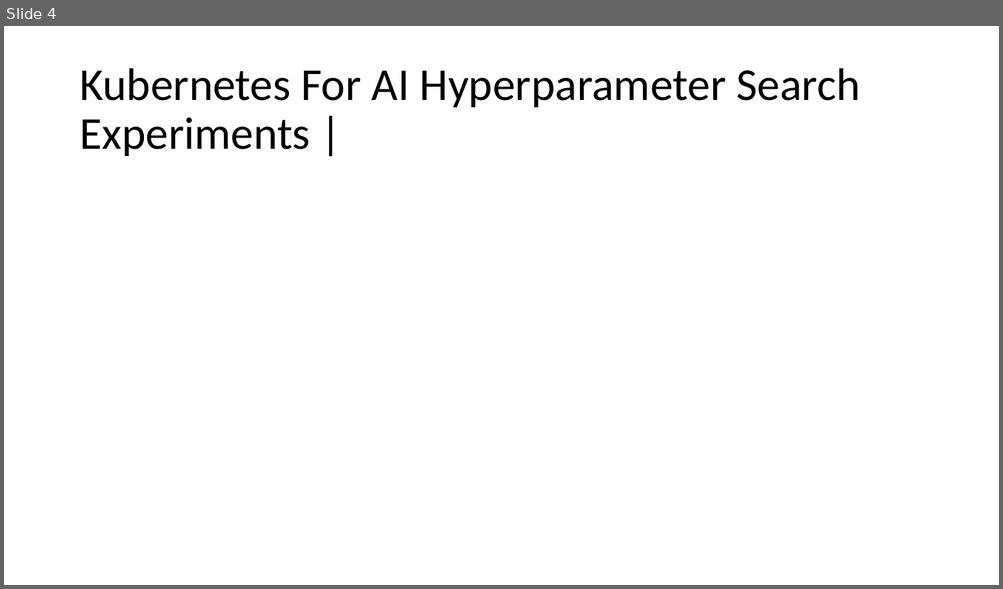
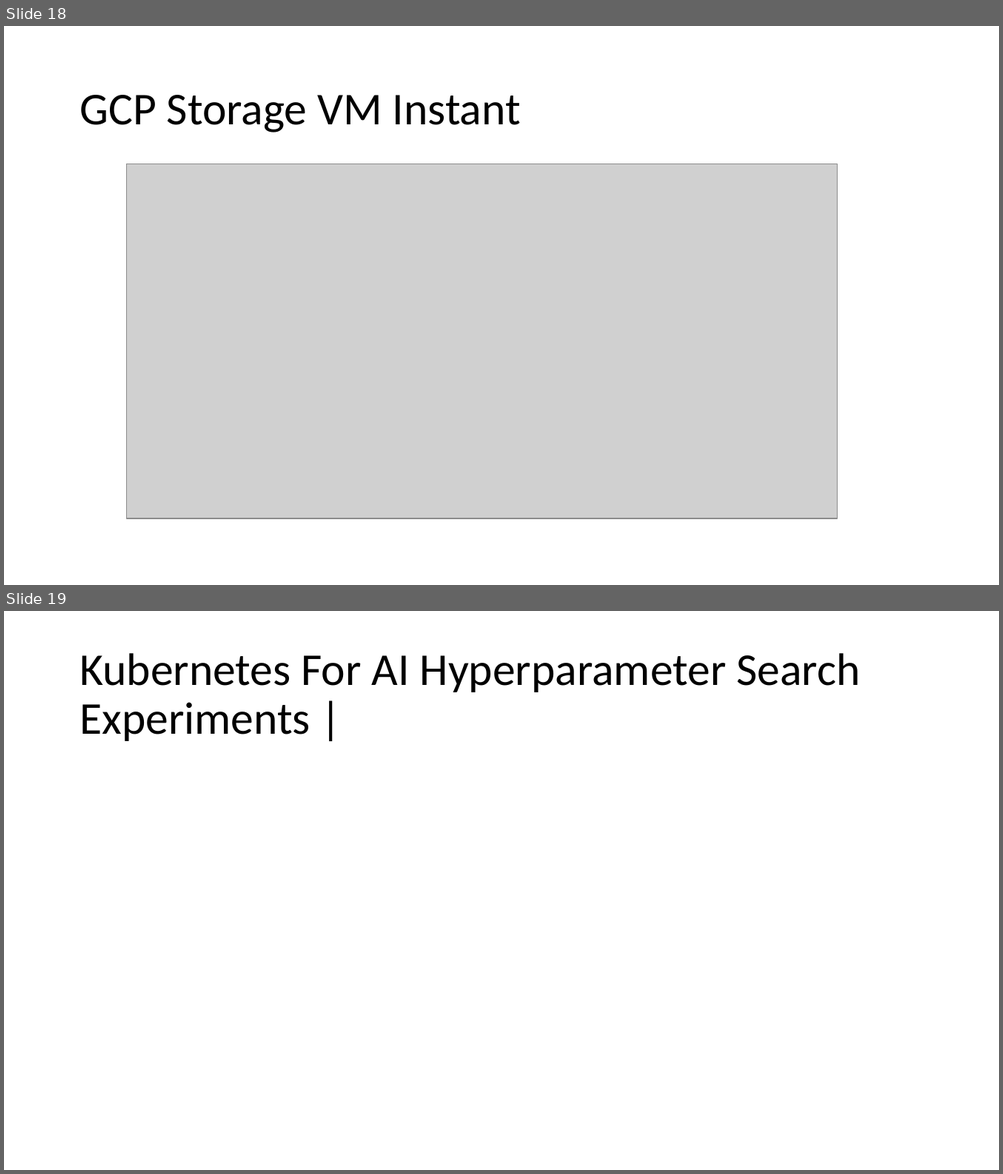
Before and after one commit to amelcharolinesgn2/ClouD-Infrastructure-SISKA-2025, a slide deck: Lab2-B_Machine Learning Model with Docker and Kubernetes on Google Cloud Platform.pptx. Shown one above the other, each under a label of ours: slide 4 before the commit, slides 18 and 19 after it. The pictures are 1003x589 and 1003x1174 pixels, drawn with LibreOffice and Linux fonts; fonts in the diff are those of the drawing; grey boxes stand for pictures. Boxes give left, top, right and bottom in pixels: in the first picture for what was removed or moved away, otherwise in the second. Text is boxed around its words. In the diff, an @@ line names an element or a change of style, - is before the commit and + after.

```diff
--- a/Lab2-B_Machine Learning Model with Docker and Kubernetes on Google Cloud Platform.pptx
+++ b/Lab2-B_Machine Learning Model with Docker and Kubernetes on Google Cloud Platform.pptx
@@ slide 18 added at <box>4,26,999,585</box>, background #FFFFFF @@
@@ title added at <box>79,95,521,133</box>, 44 pt, text #000000 @@
+GCP Storage VM Instant
@@ picture added at <box>126,164,836,519</box> @@
@@ what was slide 4 is now slide 19 @@
```
Also in this commit, not shown: 1 slide changed, 16 other slides added, 2 slides removed.
